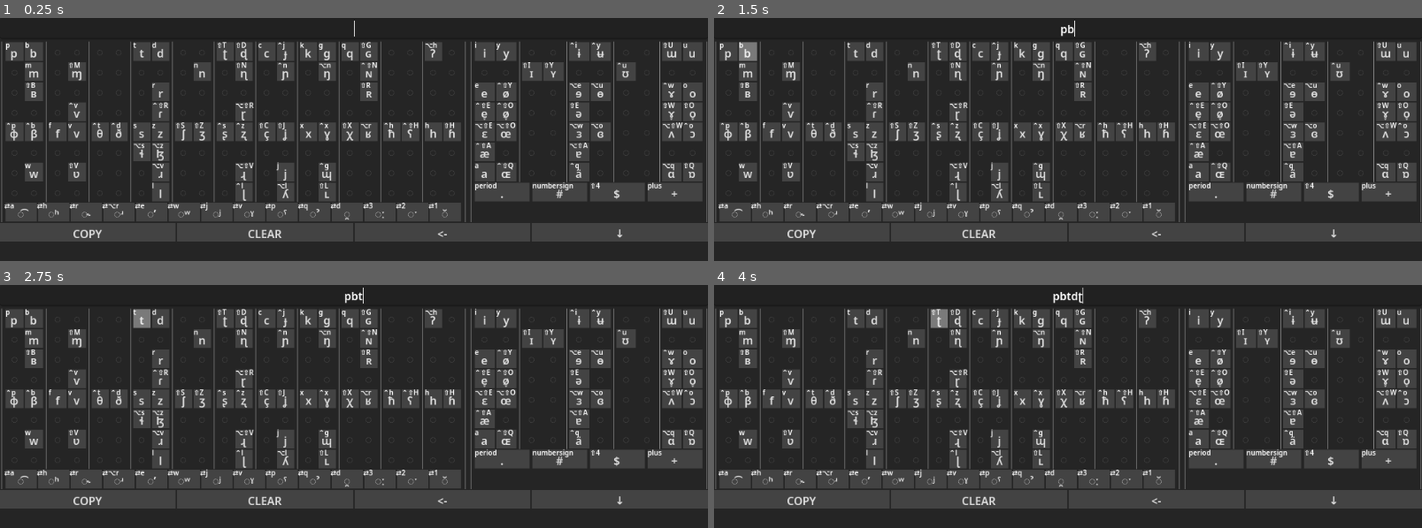
Above: before the commit, frames 1-4 (two rows, left to right).
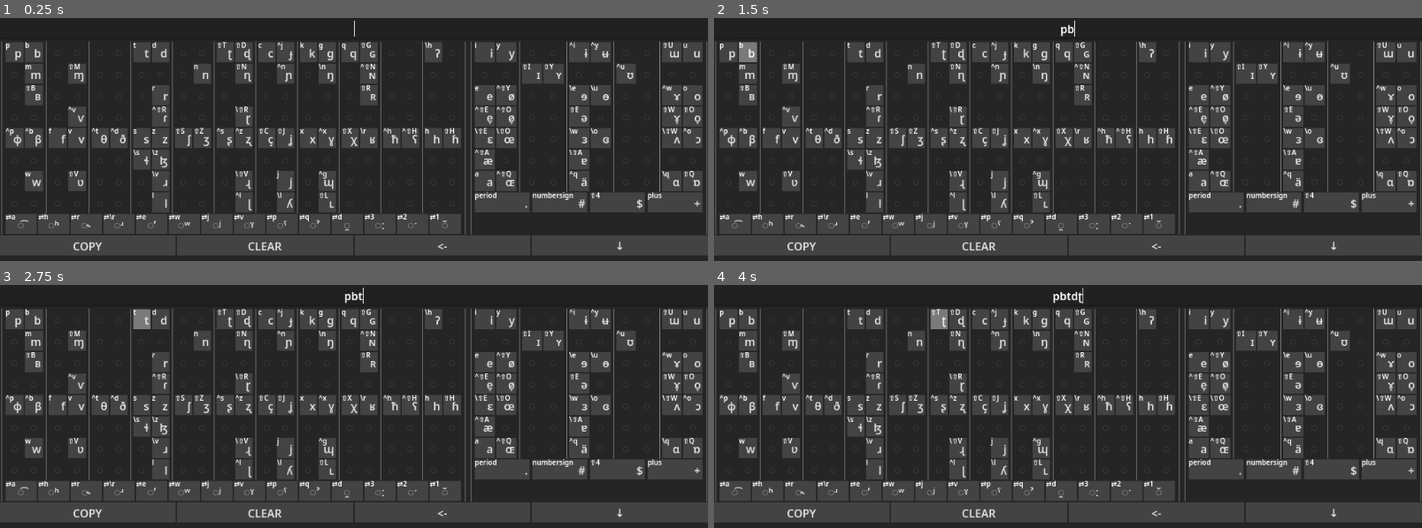
Above: after the commit, the same moments.

Repository: SeraKatha/ipa-keyboard
Game: Godot game, scene res://main.tscn
The game is run twice, just before and just after one commit, with the same random seed, the same clock (stepped at 60 frames per second) and the same inputs.
Inputs:
- Up to frame 1 (0.25 s): no input
- Up to frame 2 (1.5 s): click "p" at 0.5 s; click "b" at 1.25 s
- Up to frame 3 (2.75 s): click "t" at 2 s
- Up to frame 4 (4 s): click "d" at 2.75 s; click "ʈ" at 3.5 s

The runs differ from the first frame. In frame 1, 22% of the frame differs, in the area x 0-100%, y 9-98%; in frame 2, 22%; in frame 3, 22%; in frame 4, 22%.

Commit message:
Minor styling tweaks and condensed layout

Diff:
--- a/keyboard/keys/basic_key.gd
+++ b/keyboard/keys/basic_key.gd
@@ -6,9 +6,9 @@
 	if input_event.shift_pressed:
 		hint = "⇧%s" % hint.to_upper()
 	if input_event.alt_pressed:
-		hint = "⌥%s" % hint
+		hint = "\\%s" % hint
 	if input_event.ctrl_pressed:
-		hint = "⌃%s" % hint
+		hint = "^%s" % hint
 	return hint
 
 func get_primary_event(input_action_name : StringName) -> InputEvent:
--- a/keyboard/keys/modifier_key.tscn
+++ b/keyboard/keys/modifier_key.tscn
@@ -13,9 +13,12 @@
 
 [node name="KeyboardHint" type="Label" parent="." unique_id=1778027851]
 unique_name_in_owner = true
-layout_mode = 0
-offset_left = -2.0
+layout_mode = 1
+anchors_preset = 10
+anchor_right = 1.0
+offset_left = -0.5
 offset_top = -3.0
-offset_right = 38.0
-offset_bottom = 20.0
+offset_right = 0.5
+offset_bottom = 11.0
+grow_horizontal = 2
 theme = ExtResource("2_v6owa")
--- a/keyboard/keys/sound_key.tscn
+++ b/keyboard/keys/sound_key.tscn
@@ -8,12 +8,17 @@
 size_flags_vertical = 0
 focus_mode = 0
 action_mode = 0
+alignment = 2
 script = ExtResource("1_ymf0y")
 
 [node name="KeyboardHint" type="Label" parent="." unique_id=1576381279]
 unique_name_in_owner = true
-layout_mode = 0
+layout_mode = 1
+anchors_preset = 10
+anchor_right = 1.0
+offset_left = -0.5
 offset_top = -3.0
-offset_right = 40.0
-offset_bottom = 20.0
+offset_right = 0.5
+offset_bottom = 11.0
+grow_horizontal = 2
 theme = ExtResource("2_046lw")
--- a/main.gd
+++ b/main.gd
@@ -28,7 +28,7 @@
 	config.load("user://config.cfg")
 	var application_scale = config.get_value("ui", "scale", 1.0)
 	get_tree().root.content_scale_factor = application_scale
-	DisplayServer.window_set_size(Vector2i(1020, 325) * application_scale)
+	DisplayServer.window_set_size(Vector2i(890, 344) * application_scale)
 	for key in config.get_section_keys("key_bindings"):
 		var event_action_str = config.get_value("key_bindings", key).to_lower()
 		var event_action_keys = event_action_str.split("+")
--- a/themes/default.tres
+++ b/themes/default.tres
@@ -3,15 +3,24 @@
 [ext_resource type="FontFile" uid="uid://dc6nssxep0c3i" path="res://assets/fonts/NotoSans-SemiBold.ttf" id="1_nixot"]
 
 [sub_resource type="StyleBoxFlat" id="StyleBoxFlat_gnsgt"]
+content_margin_left = 2.0
 content_margin_top = 4.0
+content_margin_right = 2.0
+content_margin_bottom = 2.0
 bg_color = Color(0.48, 0.48, 0.48, 1)
 
 [sub_resource type="StyleBoxFlat" id="StyleBoxFlat_2g1ym"]
+content_margin_left = 2.0
 content_margin_top = 4.0
+content_margin_right = 2.0
+content_margin_bottom = 2.0
 bg_color = Color(0.26293245, 0.26293245, 0.26293245, 1)
 
 [sub_resource type="StyleBoxFlat" id="StyleBoxFlat_1fv3y"]
+content_margin_left = 2.0
 content_margin_top = 4.0
+content_margin_right = 2.0
+content_margin_bottom = 2.0
 bg_color = Color(0.098728366, 0.098728366, 0.09872832, 1)
 
 [sub_resource type="StyleBoxFlat" id="StyleBoxFlat_l6fbw"]
